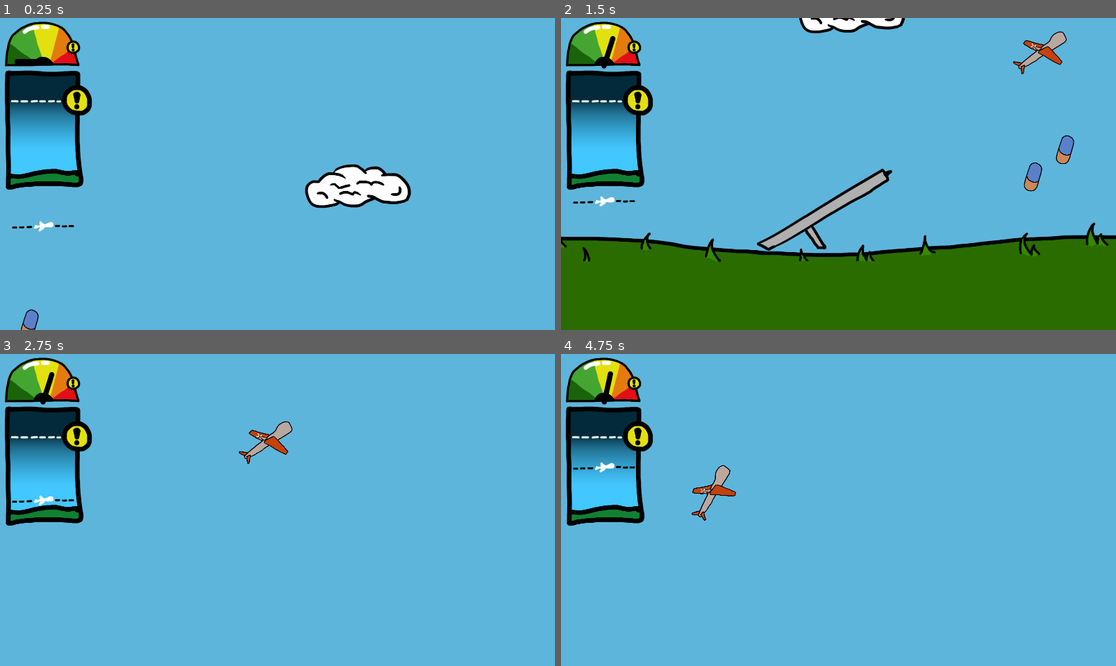
Above: before the commit, frames 1-4 (two rows, left to right).
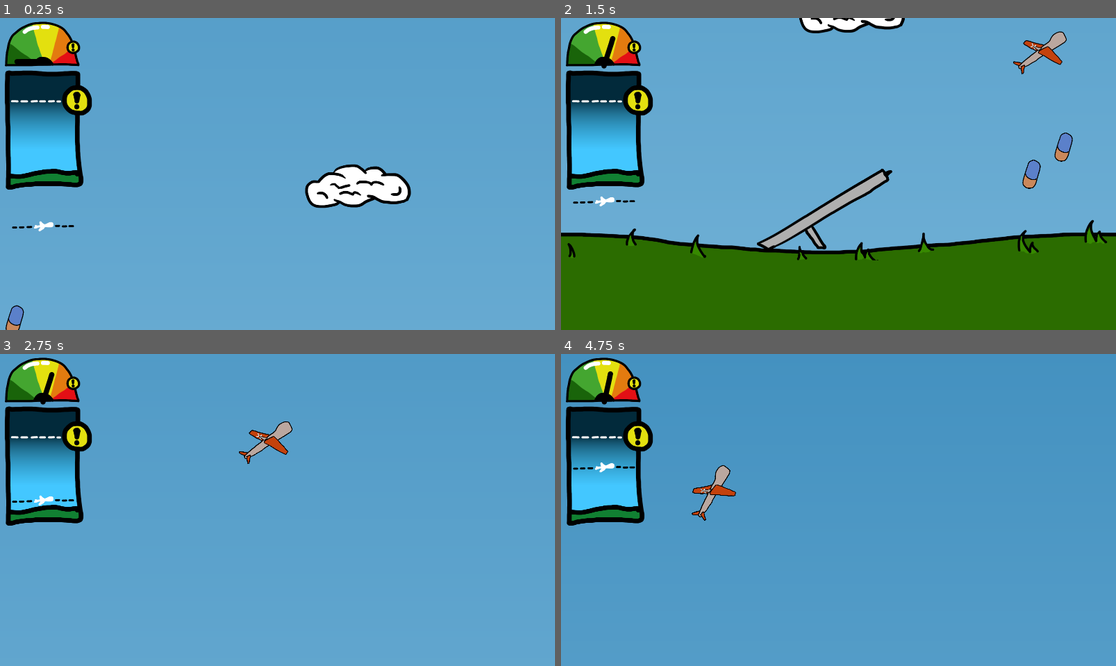
Above: after the commit, the same moments.

Repository: SirLich/ldjam-53
Game: Godot game, scene res://game.tscn
Two runs of this game, one before a commit and one after it. Both use one fixed random seed, a clock stepped at 60 frames per second and the inputs below.
Inputs (mouse positions are in pixels of both pictures, inside the frame that each line leads up to):
- Up to frame 1 (0.25 s): no input
- Up to frame 2 (1.5 s): tap Enter at 0.5 s; move the mouse to (960, 158) at 0.52 s; hold D 0.53-1.28 s; tap Space (spacebar) at 0.6 s; move the mouse to (727, 189) at 1.27 s; hold S from 1.28 s (still down); tap F at 1.35 s
- Up to frame 3 (2.75 s): move the mouse to (333, 441) at 2.02 s; release S at 2.03 s; hold D from 2.03 s (still down); tap Space (spacebar) at 2.1 s
- Up to frame 4 (4.75 s): move the mouse to (810, 572) at 2.77 s; release D at 2.78 s; hold W 2.78-3.53 s; tap F at 2.85, 4.35 s; move the mouse to (1005, 556) at 3.52 s; hold A from 3.53 s (still down); tap Space (spacebar) at 3.6 s; move the mouse to (672, 463) at 4.27 s

The runs differ from the first frame. In frame 1, 0.4% of the frame differs, in the area x 1-8%, y 91-100%; in frame 2, 2.8%; in frame 3, 15%; in frame 4, 93%, in the area x 0-100%, y 0-100%.

Commit message:
Add polish

Diff:
--- a/game.gd
+++ b/game.gd
@@ -20,5 +20,5 @@
 
 		var copy = load("res://scenes/tile/tile.tscn").instantiate()
 		add_sibling(copy)
-		copy.global_position.y = 0
+		copy.global_position.y = 1080
 		copy.global_position.x = snapped(get_distance() + tile_width, tile_width)
--- a/game.tscn
+++ b/game.tscn
@@ -103,13 +103,13 @@
 script = ExtResource("13_f0bqv")
 
 [node name="Tile" parent="." instance=ExtResource("7_vw8o2")]
-position = Vector2(5, 1089)
+position = Vector2(0, 1080)
 
 [node name="Tile2" parent="." instance=ExtResource("7_vw8o2")]
-position = Vector2(-1869, 1094)
+position = Vector2(-1920, 1080)
 
 [node name="Tile3" parent="." instance=ExtResource("7_vw8o2")]
-position = Vector2(1918, 1084)
+position = Vector2(1920, 1080)
 
 [node name="Drone" parent="." node_paths=PackedStringArray("world") instance=ExtResource("4_kgkqh")]
 z_index = 1
--- a/scenes/tile/tile.tscn
+++ b/scenes/tile/tile.tscn
@@ -9,6 +9,16 @@
 [sub_resource type="CapsuleShape2D" id="CapsuleShape2D_etw2t"]
 radius = 250.0
 height = 1570.0
+
+[sub_resource type="Gradient" id="Gradient_3hqvk"]
+offsets = PackedFloat32Array(0, 0.639423, 1)
+colors = PackedColorArray(0.424172, 0.681912, 0.832404, 1, 0.232378, 0.546124, 0.737063, 1, 0.145434, 0.0270679, 0.258797, 1)
+
+[sub_resource type="GradientTexture2D" id="GradientTexture2D_ml3ok"]
+gradient = SubResource("Gradient_3hqvk")
+width = 1
+height = 500
+fill_from = Vector2(1, 1)
 
 [node name="Tile" type="Node2D"]
 position = Vector2(5, 1084)
@@ -39,18 +49,26 @@
 rotation = 1.5708
 shape = SubResource("CapsuleShape2D_etw2t")
 
-[node name="Sprite2D" type="Sprite2D" parent="."]
-position = Vector2(954, -228)
-texture = ExtResource("5_m237g")
+[node name="ColorRect" type="ColorRect" parent="."]
+offset_left = -5.0
+offset_top = 6.0
+offset_right = 1918.0
+offset_bottom = 3249.0
+color = Color(0.168627, 0.423529, 0, 1)
 
-[node name="ColorRect" type="ColorRect" parent="."]
-offset_left = -7.0
-offset_top = 21.0
-offset_right = 1916.0
-offset_bottom = 3264.0
-color = Color(0.168627, 0.423529, 0, 1)
+[node name="TextureRect" type="TextureRect" parent="."]
+z_index = -1
+offset_left = -2.0
+offset_top = -5230.0
+offset_right = 1922.0
+offset_bottom = 7.0
+texture = SubResource("GradientTexture2D_ml3ok")
 
 [node name="Area2D" type="Area2D" parent="." groups=["ground"]]
 
 [node name="CollisionPolygon2D" type="CollisionPolygon2D" parent="Area2D"]
 polygon = PackedVector2Array(-4, -16, 281, 1, 671, -24, 1050, -56, 1414, -60, 1774, -23, 1914, -10, 1914, 396, -6, 389)
+
+[node name="Sprite2D" type="Sprite2D" parent="Area2D"]
+position = Vector2(954, -228)
+texture = ExtResource("5_m237g")
Not shown: 1 places in scenes/tile/tile.tscn that only renumber resources
